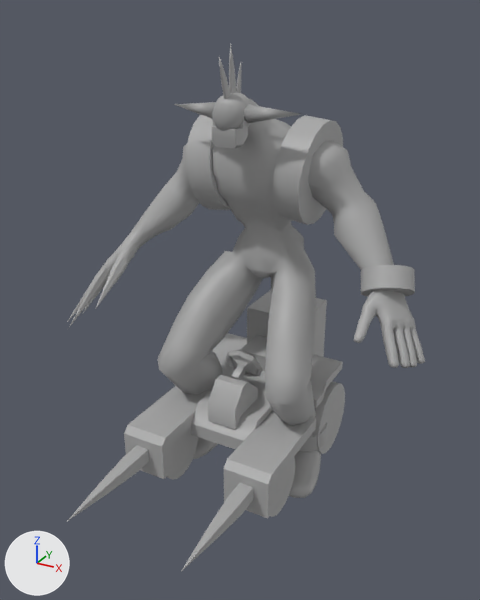
One commit to the FBX model Assets/Art/Characters/Bikerman.fbx: the scene before it, then after it.
The view is the same before and after, from a camera (50 mm lens) standing at (2.51, -4.79, 3.96) and looking at (0.08, -0.38, 1.75). The lights are fixed; the arrows at lower left show +X, +Y and +Z. Where no turn or scale is listed for an object, it has been applied to the vertices.

Before the edit, the objects in view are built like this:
```python
me_mesh = bpy.data.meshes.new('Mesh')
me_mesh.from_pydata(...)  # 438 vertices, 528 faces; spans x -0.7..0.7, y -1.99..1.04, z -0.03..1.25
me_mesh.materials.append(mat_standardsurface1)  # grey #aaaaaa
me_mesh_002 = bpy.data.meshes.new('Mesh.002')
me_mesh_002.from_pydata(...)  # 2710 vertices, 2820 faces; spans x -1.73..1.6, y -0.75..0.64, z -0.1..3.73
me_mesh_002.materials.append(mat_standardsurface1)  # grey #aaaaaa
ob_biker_car = bpy.data.objects.new('Biker_Car', me_mesh)
ob_biker_car.location = (0.0, 0.0, 0.0)
ob_bikerman = bpy.data.objects.new('Bikerman', me_mesh_002)
ob_bikerman.location = (0.0, 0.0, 0.0)
```
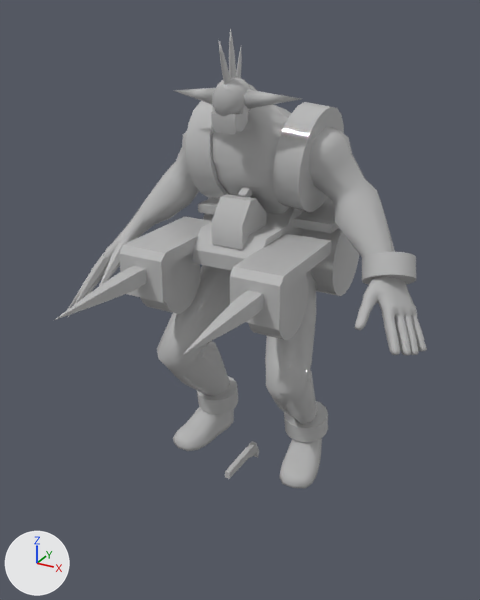
Boxes [x1, y1, x2, y2] around the edits, measured in the pictures (480 x 600 px):
'Bikerman', moved: before [67, 43, 425, 498]; after [67, 28, 427, 488]
'Biker_Car', moved: before [67, 290, 345, 571]; after [53, 187, 359, 355]

Patch to the scene script:
```diff
--- a/Assets/Art/Characters/Bikerman.fbx.py
+++ b/Assets/Art/Characters/Bikerman.fbx.py
@@ ob_bikerman @@
 ob_bikerman = bpy.data.objects.new('Bikerman', me_mesh_002)
-ob_bikerman.location = (0.0, 0.0, 0.0)
+ob_bikerman.location = (0.0, 0.0, 0.104)
@@ ob_biker_car @@
 ob_biker_car = bpy.data.objects.new('Biker_Car', me_mesh)
-ob_biker_car.location = (0.0, 0.0, 0.0)
+ob_biker_car.location = (0.0, 0.119, 1.617)
```
